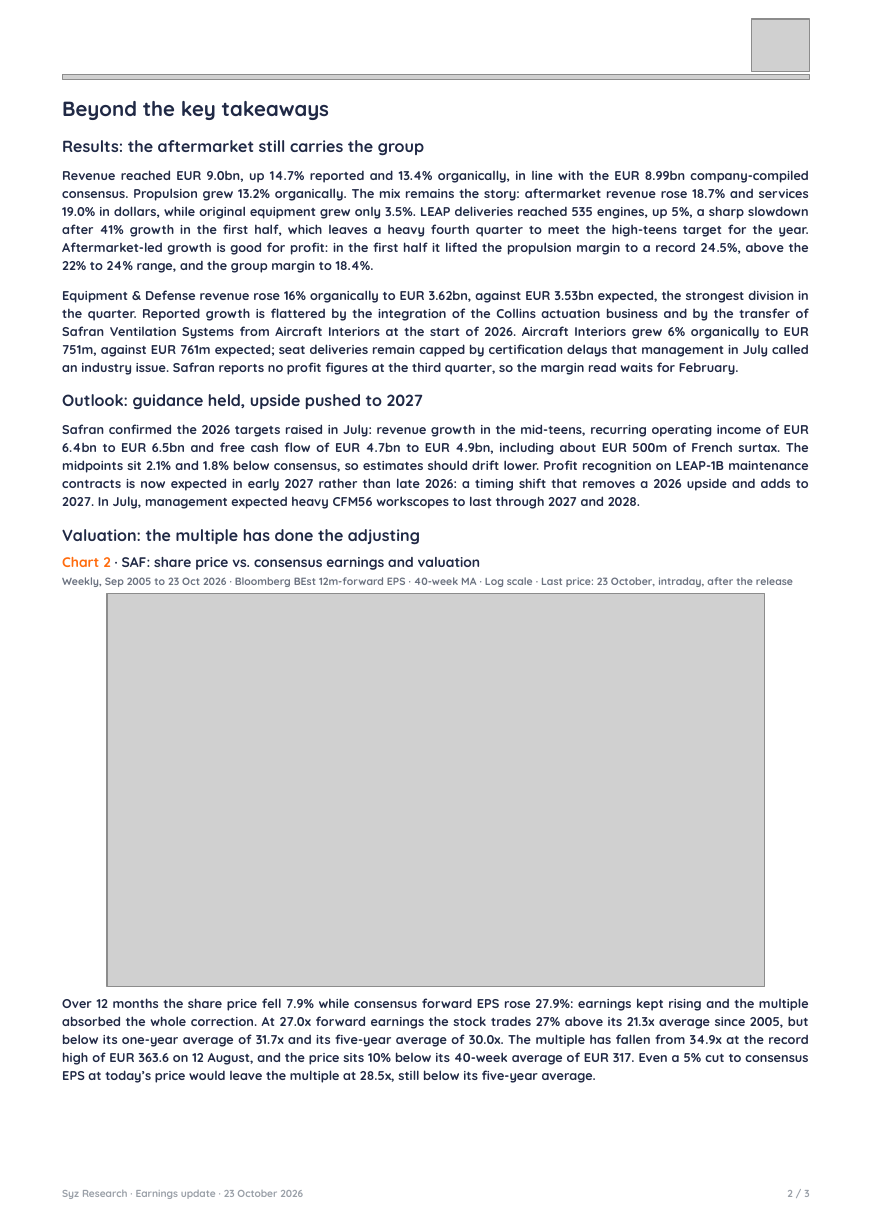
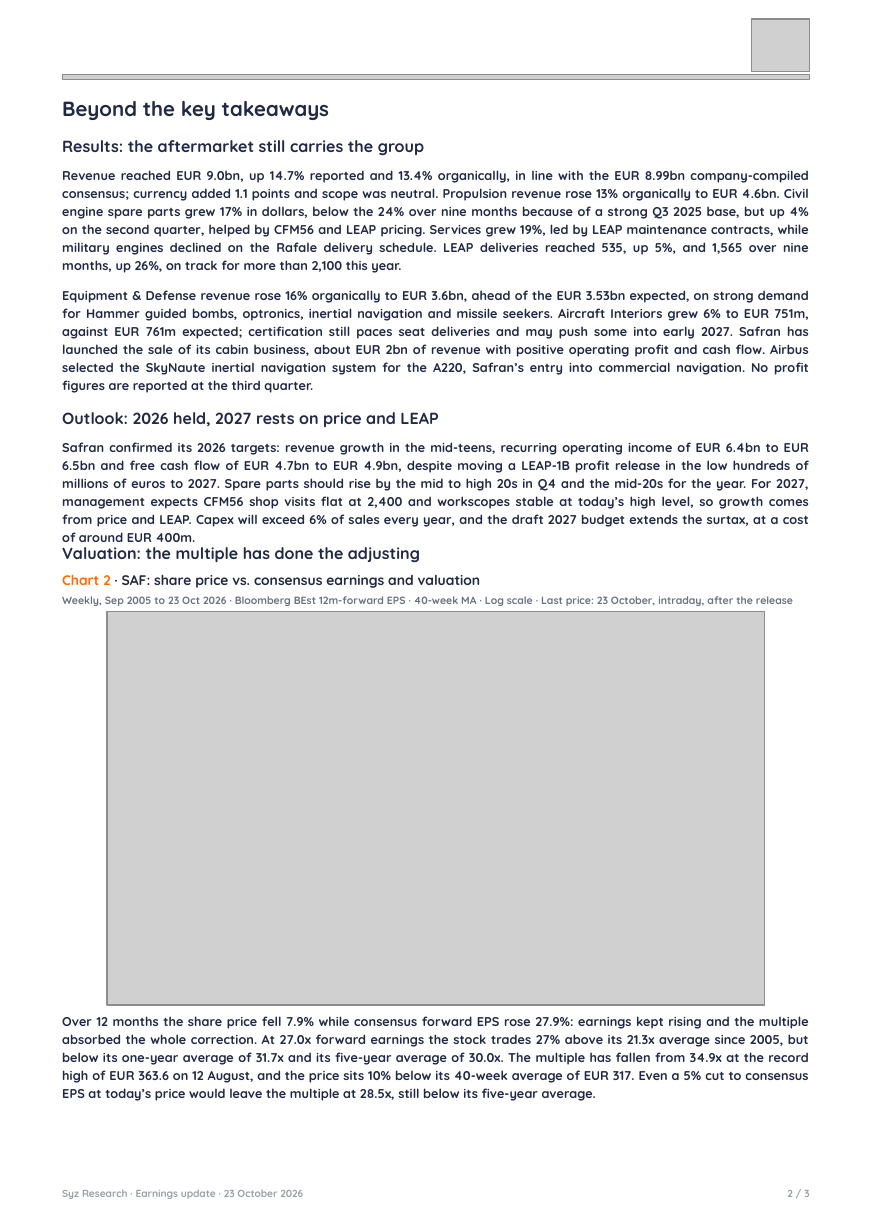
Before and after one commit to jb-db05/syz-earnings, a slide deck: slide 2 of reports/SAF_Q3_2026/Earnings_Update_SAF_Q32026.pptx. Drawn at 872x1232 pixels with LibreOffice and Linux fonts; fonts in the diff are those of the drawing; grey boxes stand for pictures. Boxes give left, top, right and bottom in pixels: in the first picture for what was removed or moved away, otherwise in the second. Text is boxed around its words. In the diff, an @@ line names an element or a change of style, - is before the commit and + after.

```diff
--- a/reports/SAF_Q3_2026/Earnings_Update_SAF_Q32026.pptx
+++ b/reports/SAF_Q3_2026/Earnings_Update_SAF_Q32026.pptx
@@ text at (x1=62, y1=170, x2=809, y2=273): text changed @@
-Revenue reached EUR 9.0bn, up 14.7% reported and 13.4% organically, in line with the EUR 8.99bn company-compiled consensus. Propulsion grew 13.2% organically. The mix remains the story: aftermarket revenue rose 18.7% and services 19.0% in dollars, while original equipment grew only 3.5%. LEAP deliveries reached 535 engines, up 5%, a sharp slowdown after 41% growth in the first half, which leaves a heavy fourth quarter to meet the high-teens target for the year. Aftermarket-led growth is good for profit: in the first half it lifted the propulsion margin to a record 24.5%, above the 22% to 24% range, and the group margin to 18.4%.
+Revenue reached EUR 9.0bn, up 14.7% reported and 13.4% organically, in line with the EUR 8.99bn company-compiled consensus; currency added 1.1 points and scope was neutral. Propulsion revenue rose 13% organically to EUR 4.6bn. Civil engine spare parts grew 17% in dollars, below the 24% over nine months because of a strong Q3 2025 base, but up 4% on the second quarter, helped by CFM56 and LEAP pricing. Services grew 19%, led by LEAP maintenance contracts, while military engines declined on the Rafale delivery schedule. LEAP deliveries reached 535, up 5%, and 1,565 over nine months, up 26%, on track for more than 2,100 this year.
@@ text at (x1=62, y1=290, x2=809, y2=393): text changed @@
-Equipment & Defense revenue rose 16% organically to EUR 3.62bn, against EUR 3.53bn expected, the strongest division in the quarter. Reported growth is flattered by the integration of the Collins actuation business and by the transfer of Safran Ventilation Systems from Aircraft Interiors at the start of 2026. Aircraft Interiors grew 6% organically to EUR 751m, against EUR 761m expected; seat deliveries remain capped by certification delays that management in July called an industry issue. Safran reports no profit figures at the third quarter, so the margin read waits for February.
+Equipment & Defense revenue rose 16% organically to EUR 3.6bn, ahead of the EUR 3.53bn expected, on strong demand for Hammer guided bombs, optronics, inertial navigation and missile seekers. Aircraft Interiors grew 6% to EUR 751m, against EUR 761m expected; certification still paces seat deliveries and may push some into early 2027. Safran has launched the sale of its cabin business, about EUR 2bn of revenue with positive operating profit and cash flow. Airbus selected the SkyNaute inertial navigation system for the A220, Safran’s entry into commercial navigation. No profit figures are reported at the third quarter.
@@ text at (x1=62, y1=412, x2=438, y2=427): text changed @@
-Outlook: guidance held, upside pushed to 2027
+Outlook: 2026 held, 2027 rests on price and LEAP
@@ text at (x1=62, y1=442, x2=809, y2=527): text changed @@
-Safran confirmed the 2026 targets raised in July: revenue growth in the mid-teens, recurring operating income of EUR 6.4bn to EUR 6.5bn and free cash flow of EUR 4.7bn to EUR 4.9bn, including about EUR 500m of French surtax. The midpoints sit 2.1% and 1.8% below consensus, so estimates should drift lower. Profit recognition on LEAP-1B maintenance contracts is now expected in early 2027 rather than late 2026: a timing shift that removes a 2026 upside and adds to 2027. In July, management expected heavy CFM56 workscopes to last through 2027 and 2028.
+Safran confirmed its 2026 targets: revenue growth in the mid-teens, recurring operating income of EUR 6.4bn to EUR 6.5bn and free cash flow of EUR 4.7bn to EUR 4.9bn, despite moving a LEAP-1B profit release in the low hundreds of millions of euros to 2027. Spare parts should rise by the mid to high 20s in Q4 and the mid-20s for the year. For 2027, management expects CFM56 shop visits flat at 2,400 and workscopes stable at today’s high level, so growth comes from price and LEAP. Capex will exceed 6% of sales every year, and the draft 2027 budget extends the surtax, at a cost of around EUR 400m.
@@ text "Chart 2 · SAF: share ..." moved from (x1=62, y1=556, x2=481, y2=570) to (x1=62, y1=574, x2=481, y2=588) @@
@@ 3 texts, 1 picture moved together from (x1=62, y1=529, x2=809, y2=1083) to (x1=62, y1=547, x2=809, y2=1101) @@
```
Also in this commit, not shown: 2 other slides changed, 3 other files.
